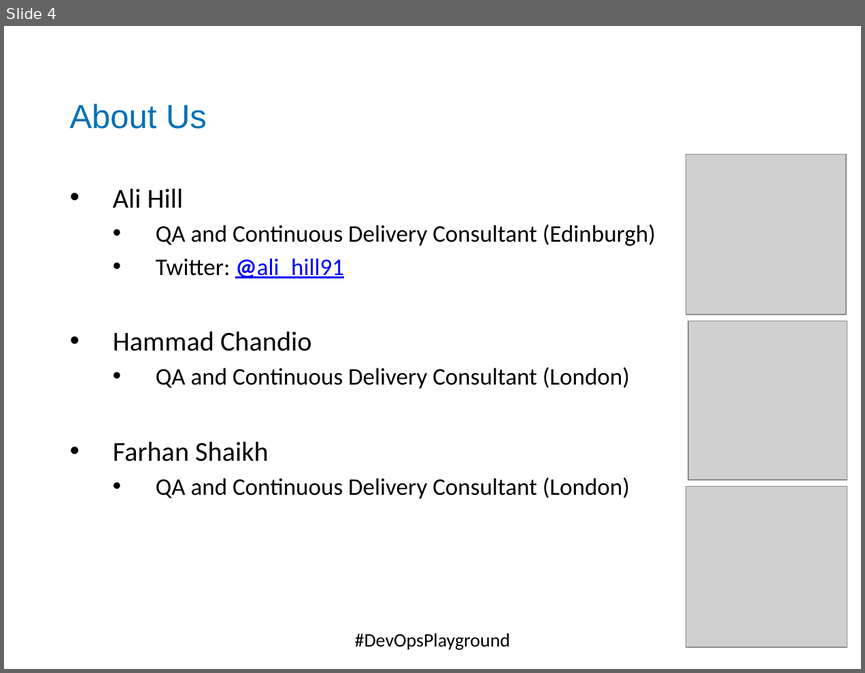
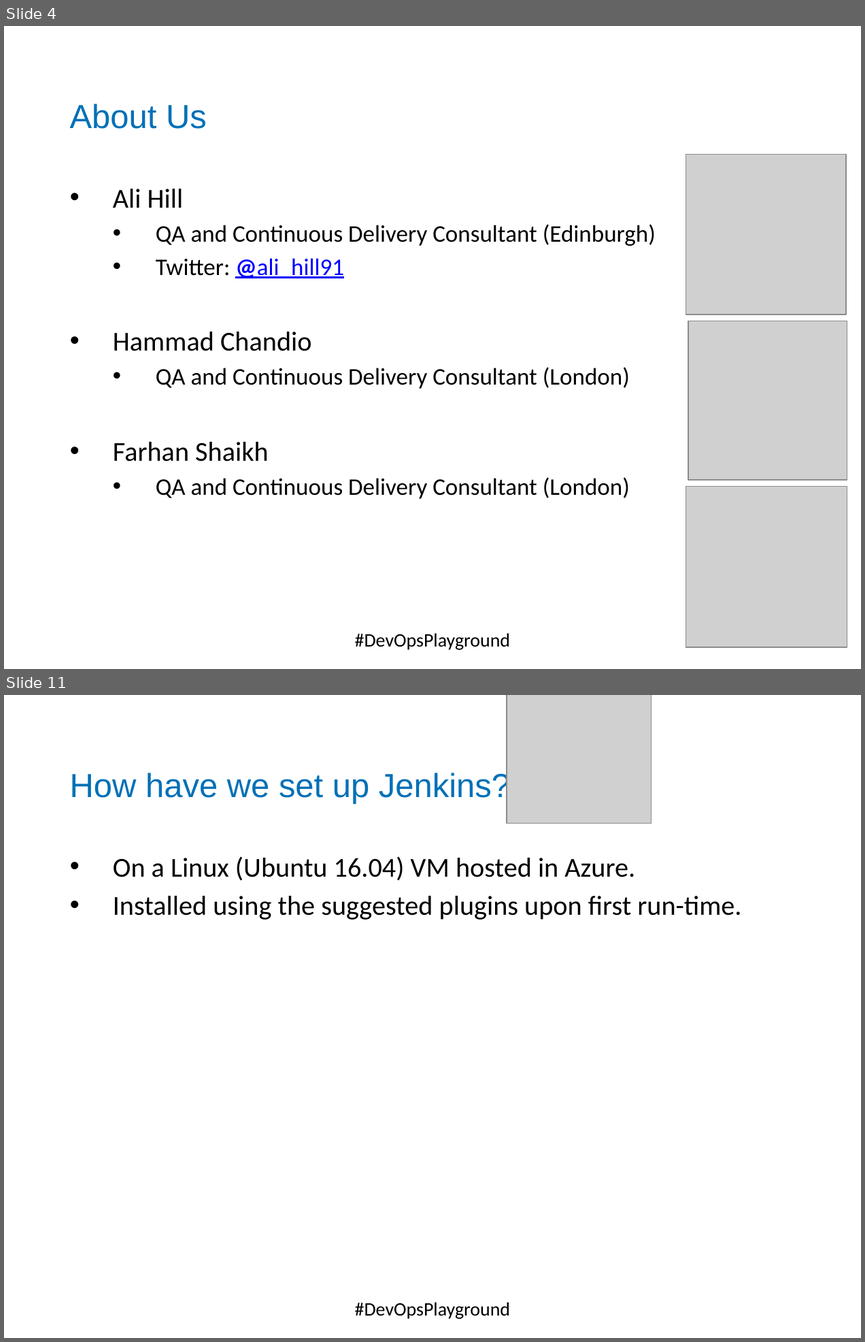
Before and after one commit to DevOpsPlayground/Hands-on-with-Continuous-Testing-using-Jenkins-and-Zalenium, a slide deck: ZaleniumJenkins.pptx. Shown one above the other, each under a label of ours: slide 4 before the commit, slides 4 and 11 after it; the slides between them are not shown. The pictures are 865x673 and 865x1342 pixels, drawn with LibreOffice and Linux fonts; fonts in the diff are those of the drawing; grey boxes stand for pictures; background and template pictures are left out. Boxes give left, top, right and bottom in pixels: in the first picture for what was removed or moved away, otherwise in the second. Text is boxed around its words. In the diff, an @@ line names an element or a change of style, - is before the commit and + after.

```diff
--- a/ZaleniumJenkins.pptx
+++ b/ZaleniumJenkins.pptx
@@ slide 11 added at [4, 695, 861, 1338], background #FFFFFF; not listed: 1 template element that a slide beside it also shows @@
@@ picture added at [507, 695, 652, 824] @@
@@ text added at [70, 770, 510, 804], 28 pt, text #0070B7 @@
+How have we set up Jenkins?
@@ text added at [113, 857, 741, 919], 23 pt, text #000000 @@
+• On a Linux (Ubuntu 16.04) VM hosted in Azure.
+• Installed using the suggested plugins upon first run-time.
@@ text added at [355, 1302, 510, 1319], 16 pt, text #000000 @@
+#DevOpsPlayground
```
Also in this commit, not shown: 4 slides changed, 3 other slides added, 8 slides removed, 2 other files.
